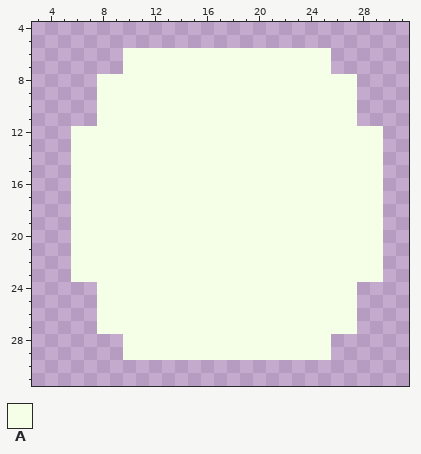
Two versions of one pixel-art file, Assets/Prefabs/UI/UnitMagic.aseprite. The picture above is the old version.
36x36 pixels, 1 frame. Shown: x 3..31, y 4..31.
Palette (. is transparent): A #f5ffe8
Pixels before, first column x 6:
 6 ....AAAAAAAAAAAAAAAA....
 7 ....AAAAAAAAAAAAAAAA....
 8 ..AAAAAAAAAAAAAAAAAAAA..
 9 ..AAAAAAAAAAAAAAAAAAAA..
10 ..AAAAAAAAAAAAAAAAAAAA..
11 ..AAAAAAAAAAAAAAAAAAAA..
12 AAAAAAAAAAAAAAAAAAAAAAAA
13 AAAAAAAAAAAAAAAAAAAAAAAA
14 AAAAAAAAAAAAAAAAAAAAAAAA
15 AAAAAAAAAAAAAAAAAAAAAAAA
16 AAAAAAAAAAAAAAAAAAAAAAAA
17 AAAAAAAAAAAAAAAAAAAAAAAA
18 AAAAAAAAAAAAAAAAAAAAAAAA
19 AAAAAAAAAAAAAAAAAAAAAAAA
20 AAAAAAAAAAAAAAAAAAAAAAAA
21 AAAAAAAAAAAAAAAAAAAAAAAA
22 AAAAAAAAAAAAAAAAAAAAAAAA
23 AAAAAAAAAAAAAAAAAAAAAAAA
24 ..AAAAAAAAAAAAAAAAAAAA..
25 ..AAAAAAAAAAAAAAAAAAAA..
26 ..AAAAAAAAAAAAAAAAAAAA..
27 ..AAAAAAAAAAAAAAAAAAAA..
28 ....AAAAAAAAAAAAAAAA....
29 ....AAAAAAAAAAAAAAAA....
After:
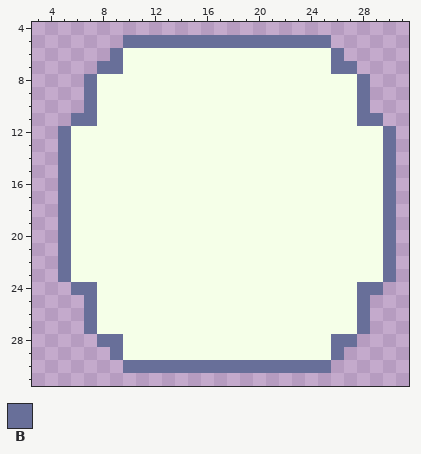
Colours new in this view: B #686f99
What changed:
Changed rows in their new state; - is an unchanged pixel.
Layer "Layer 3":
first column x 5:
 5 -----BBBBBBBBBBBBBBBB-----
 6 ----B----------------B----
 7 ---BB----------------BB---
 8 --B--------------------B--
 9 --B--------------------B--
10 --B--------------------B--
11 -BB--------------------BB-
12 B------------------------B
13 B------------------------B
14 B------------------------B
15 B------------------------B
16 B------------------------B
17 B------------------------B
18 B------------------------B
19 B------------------------B
20 B------------------------B
21 B------------------------B
22 B------------------------B
23 B------------------------B
24 -BB--------------------BB-
25 --B--------------------B--
26 --B--------------------B--
27 --B--------------------B--
28 ---BB----------------BB---
29 ----B----------------B----
30 -----BBBBBBBBBBBBBBBB-----
Where, in picture pixels (left, top, right, bottom), the same in both pictures:
added: (58, 35, 396, 373)
